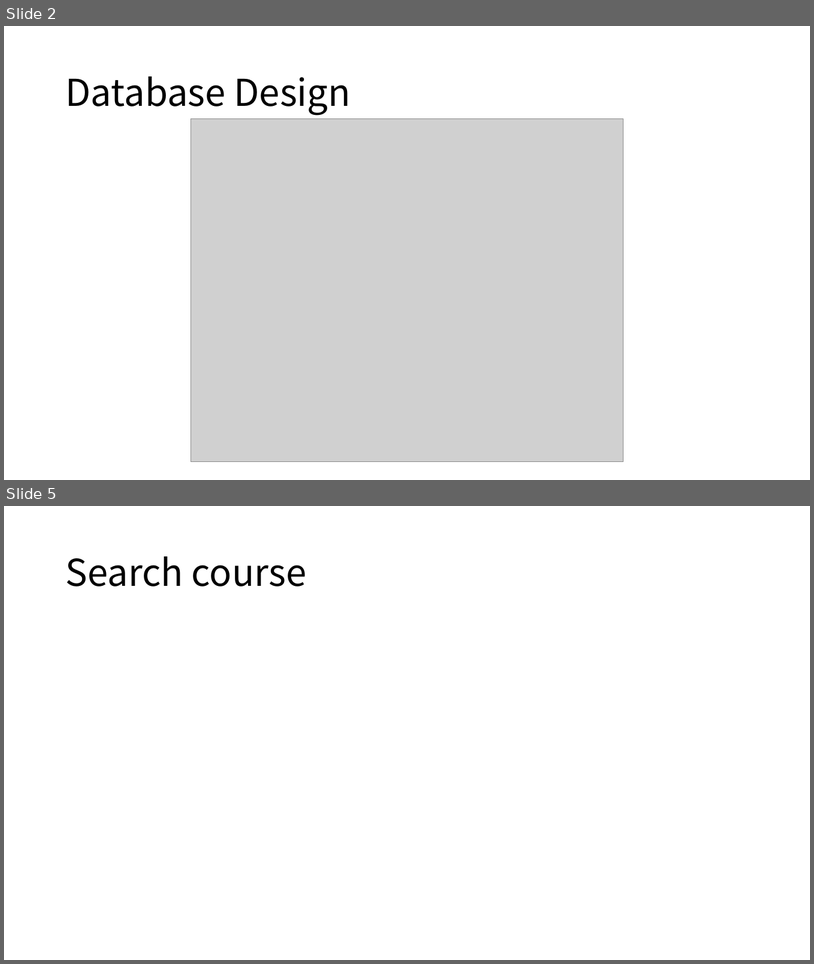
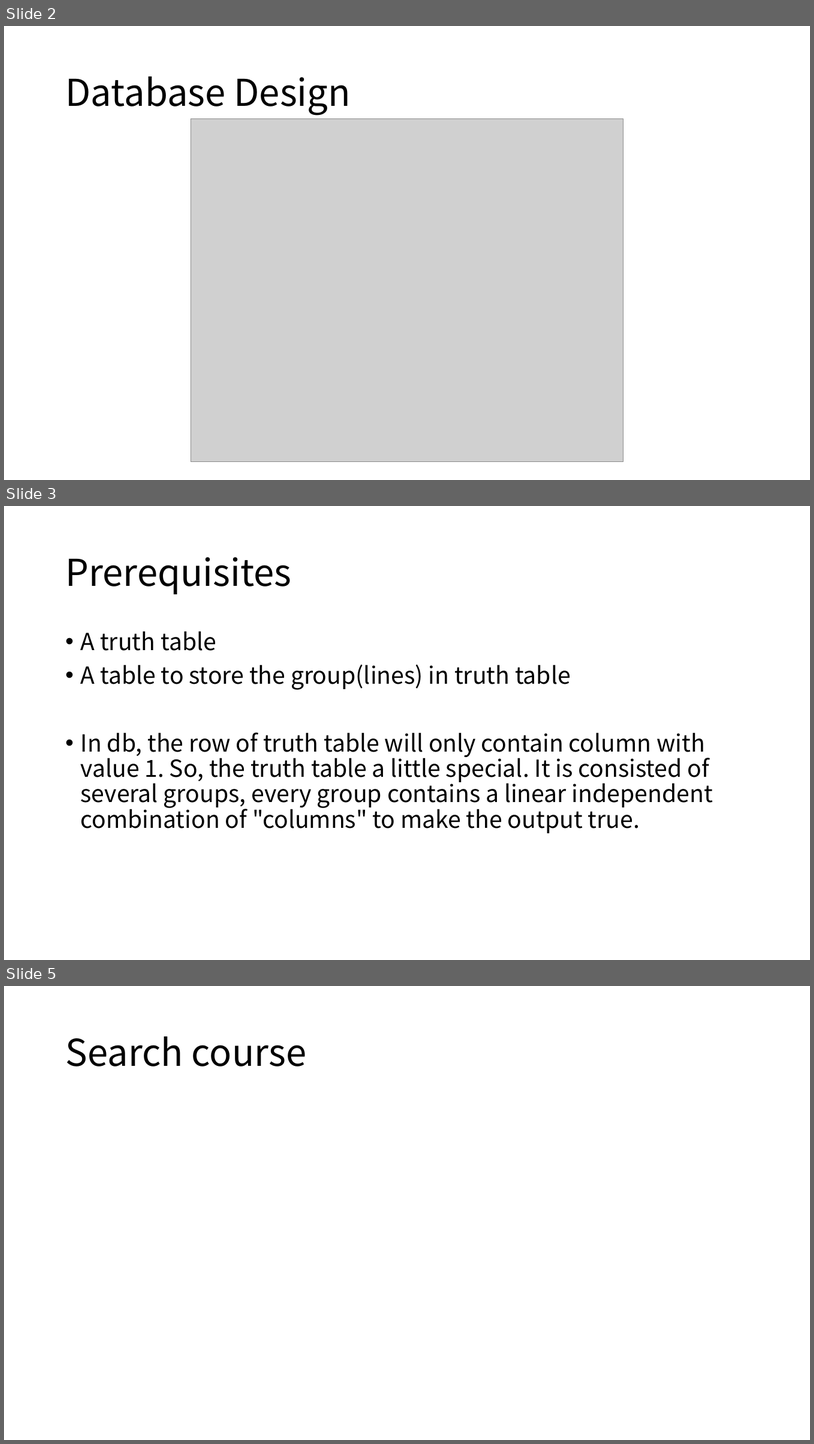
Before and after one commit to Fros1er/SUSTechCS307Project, a slide deck: Pre.pptx. Shown one above the other, each under a label of ours: slides 2 and 5 before the commit, slides 2, 3 and 5 after it; the slides between them are not shown. The pictures are 814x964 and 814x1444 pixels, drawn with LibreOffice and Linux fonts; fonts in the diff are those of the drawing; grey boxes stand for pictures. Boxes give left, top, right and bottom in pixels: in the first picture for what was removed or moved away, otherwise in the second. Text is boxed around its words. In the diff, an @@ line names an element or a change of style, - is before the commit and + after.

```diff
--- a/Pre.pptx
+++ b/Pre.pptx
@@ slide 3 added at [4, 506, 810, 960], background #FFFFFF @@
@@ title added at [65, 557, 291, 594], 44 pt, text #000000 @@
+Prerequisites
@@ text added at [81, 631, 713, 833], 28 pt, text #000000 @@
+• A truth table
+• A table to store the group(lines) in truth table
+• In db, the row of truth table will only contain column with value 1. So, the truth table a little special. It is consisted of several groups, every group contains a linear independent combination of "columns" to make the output true.
```
Also in this commit, not shown: 2 slides changed, 2 slides removed, 1 other file.
